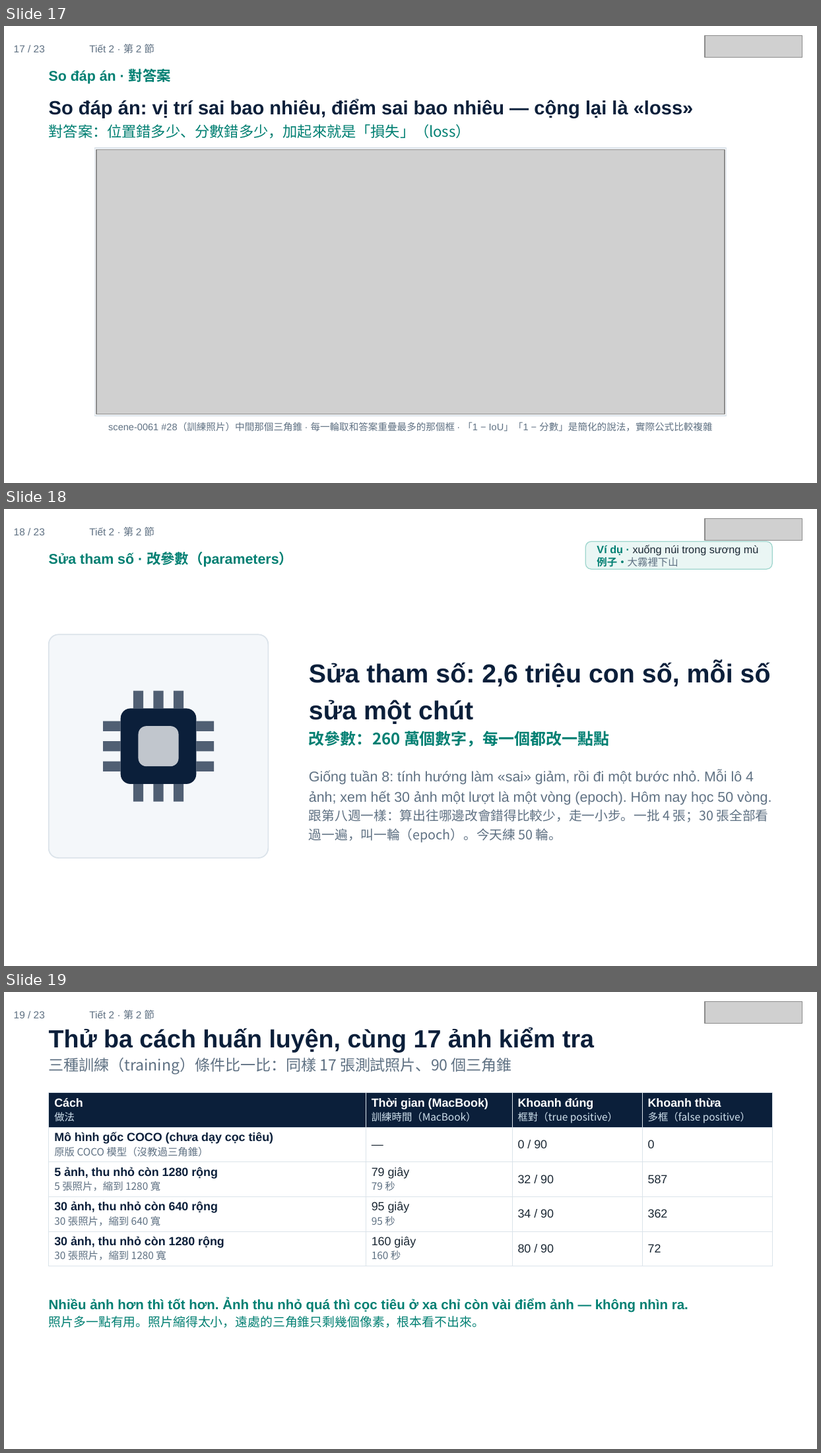
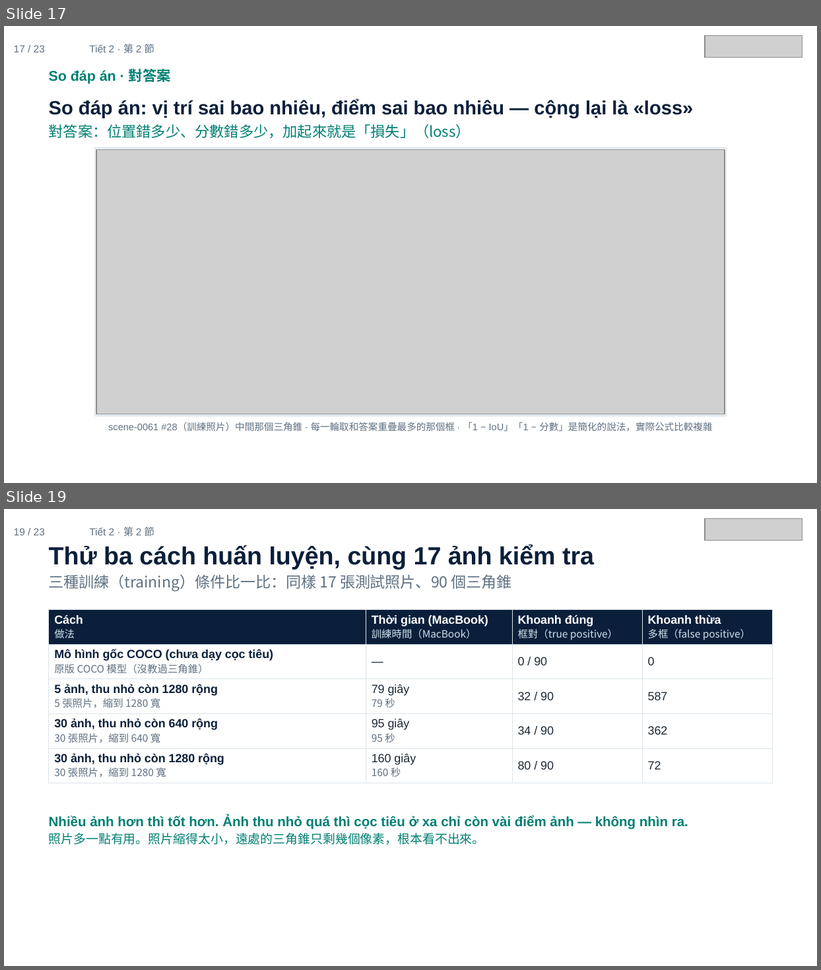
Before and after one commit to ch-neural/MITUST-Principles-of-Self-Driving-Cars, a slide deck: 第十週(11-12)/第十週_第2節_簡報.pptx. Shown one above the other, each under a label of ours: slides 17, 18 and 19 before the commit, slides 17 and 19 after it; the slides between them are not shown. The pictures are 821x1453 and 821x970 pixels, drawn with LibreOffice and Linux fonts; fonts in the diff are those of the drawing; grey boxes stand for pictures. Boxes give left, top, right and bottom in pixels: in the first picture for what was removed or moved away, otherwise in the second. Text is boxed around its words. In the diff, an @@ line names an element or a change of style, - is before the commit and + after.

```diff
--- a/第十週(11-12)/第十週_第2節_簡報.pptx
+++ b/第十週(11-12)/第十週_第2節_簡報.pptx
@@ slide 18 removed at (x1=4, y1=509, x2=817, y2=966), background #FFFFFF @@
@@ text removed at (x1=14, y1=528, x2=45, y2=535) @@
-18 / 23
@@ text removed at (x1=89, y1=527, x2=154, y2=536) @@
-Tiết 2 · 第 2 節
@@ picture removed at (x1=705, y1=519, x2=803, y2=541) @@
@@ rounded rectangle removed at (x1=585, y1=541, x2=772, y2=569) @@
@@ text removed at (x1=597, y1=545, x2=759, y2=567) @@
-Ví dụ · xuống núi trong sương mù
-例子・大霧裡下山
@@ text removed at (x1=49, y1=551, x2=293, y2=567) @@
-Sửa tham số · 改參數（parameters）
@@ rounded rectangle removed at (x1=49, y1=634, x2=268, y2=858) @@
@@ text removed at (x1=309, y1=662, x2=772, y2=843) @@
-Sửa tham số: 2,6 triệu con số, mỗi số sửa một chút
-改參數：260 萬個數字，每一個都改一點點
-Giống tuần 8: tính hướng làm «sai» giảm, rồi đi một bước nhỏ. Mỗi lô 4 ảnh; xem hết 30 ảnh một lượt là một vòng (epoch). Hôm nay học 50 vòng.
-跟第八週一樣：算出往哪邊改會錯得比較少，走一小步。一批 4 張；30 張全部看過一遍，叫一輪（epoch）。今天練 50 輪。
@@ rectangle removed at (x1=133, y1=691, x2=143, y2=709) @@
@@ rectangle removed at (x1=154, y1=691, x2=163, y2=709) @@
@@ rectangle removed at (x1=174, y1=691, x2=184, y2=709) @@
@@ rectangle removed at (x1=103, y1=722, x2=121, y2=731) @@
@@ rounded rectangle removed at (x1=121, y1=709, x2=197, y2=785) @@
@@ rounded rectangle removed at (x1=138, y1=726, x2=179, y2=767) @@
@@ rectangle removed at (x1=197, y1=722, x2=215, y2=731) @@
@@ rectangle removed at (x1=103, y1=741, x2=121, y2=751) @@
@@ rectangle removed at (x1=197, y1=741, x2=215, y2=751) @@
@@ rectangle removed at (x1=103, y1=762, x2=121, y2=772) @@
@@ rectangle removed at (x1=197, y1=762, x2=215, y2=772) @@
@@ rectangle removed at (x1=133, y1=784, x2=143, y2=802) @@
@@ rectangle removed at (x1=154, y1=784, x2=163, y2=802) @@
@@ rectangle removed at (x1=174, y1=784, x2=184, y2=802) @@
```
Also in this commit, not shown: 1 slide added.
